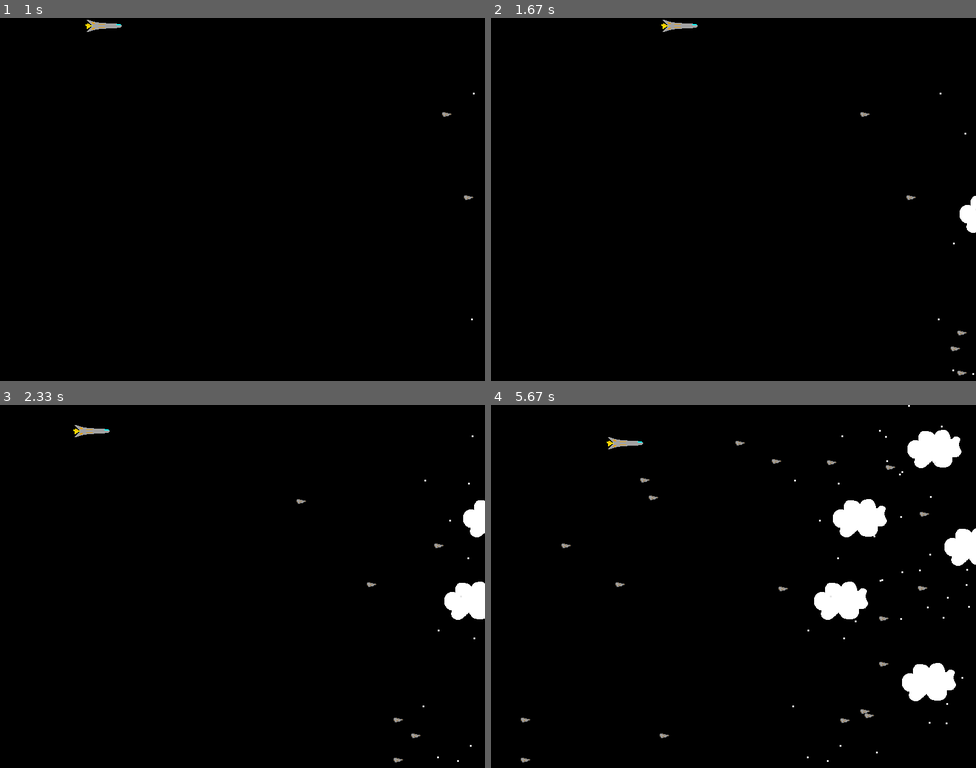
Above: before the commit, frames 1-4 (two rows, left to right).
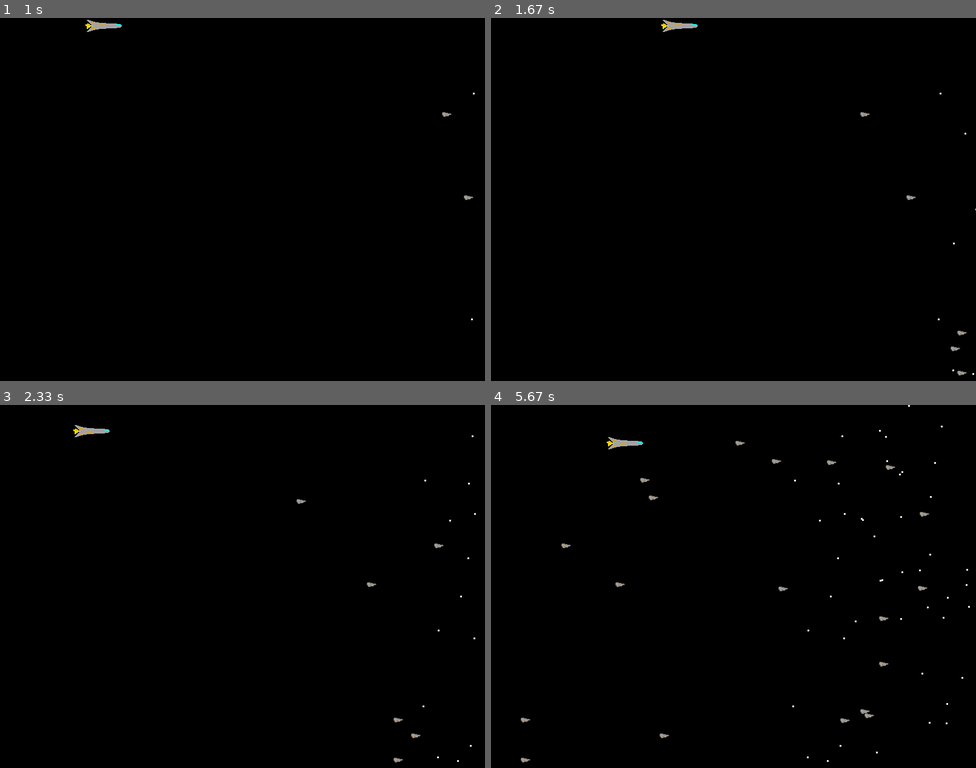
Above: after the commit, the same moments.

Repository: rychtaradam/PyGame
Game: pygame game, started from PyGame/gameF.py
Two runs of this game, one before a commit and one after it. Both use one fixed random seed, a clock stepped at 60 frames per second and the inputs below.
Inputs:
- Up to frame 1 (1 s): hold Right 0.33-0.8 s; hold Up from 0.83 s (still down)
- Up to frame 2 (1.67 s): release Up at 1.13 s; hold Right 1.17-1.63 s
- Up to frame 3 (2.33 s): hold Left 1.67-2.2 s; hold Down from 2.23 s (still down)
- Up to frame 4 (5.67 s): release Down at 2.53 s; hold Left 2.57-2.97 s; hold Up 3-3.37 s; hold Right 3.4-4.03 s; hold Down 4.07-4.43 s; hold Left 4.47-4.93 s; hold Right 4.97-5.43 s; hold Up from 5.47 s (still down)

Frame 1 is identical in both runs. In frame 2, 0.2% of the frame differs, in the area x 96-100%, y 48-60%; in frame 3, 1.0%; in frame 4, 3.9%, in the area x 66-100%, y 6-82%.

Commit message:
Male upravy

Diff:
--- a/PyGame/gameF.py
+++ b/PyGame/gameF.py
@@ -112,7 +112,7 @@
 ADDENEMY = pygame.USEREVENT + 1
 pygame.time.set_timer(ADDENEMY, 250)
 ADDCLOUD = pygame.USEREVENT + 2
-pygame.time.set_timer(ADDCLOUD, 1000)
+pygame.time.set_timer(ADDCLOUD, 10000)
 ADDHVEZDA = pygame.USEREVENT + 3
 pygame.time.set_timer(ADDHVEZDA, 100)
 
